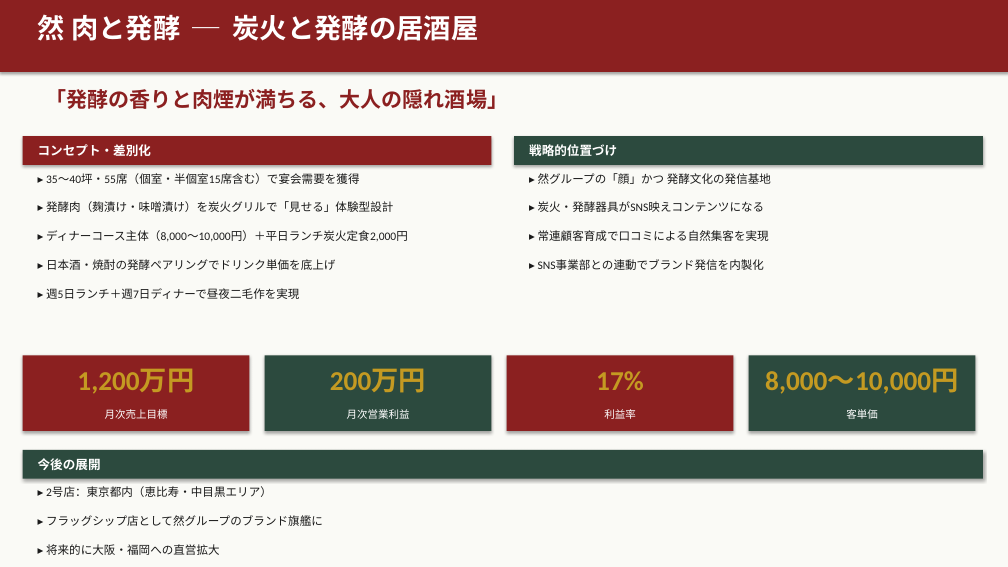
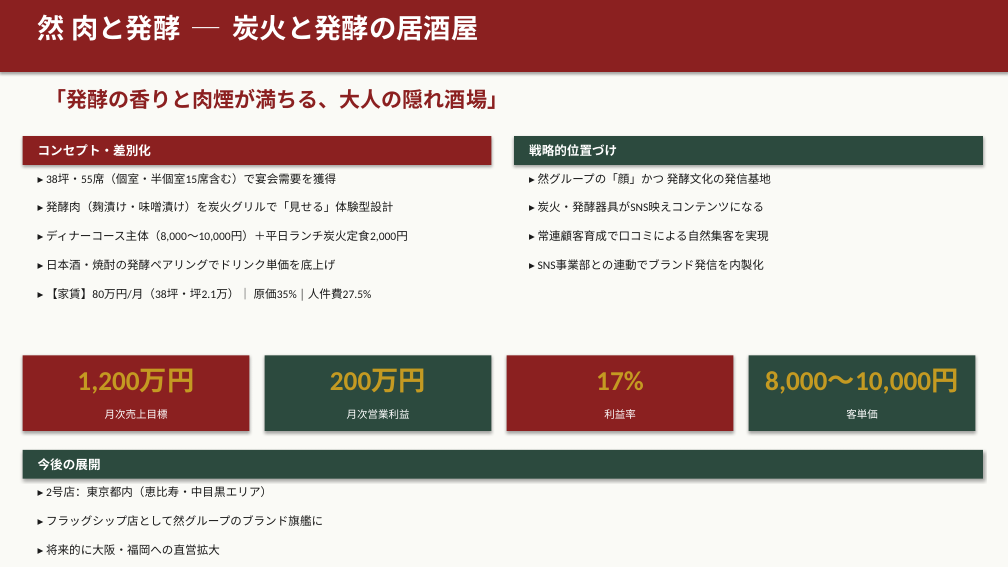
Before and after one commit to hunkotusaisinryo-lab/test-repo, a slide deck: slide 6 of zen/07_融資・投資家資料/然グループ_統合ピッチデッキ_強化版.pptx. Drawn at 1008x567 pixels with LibreOffice and Linux fonts; fonts in the diff are those of the drawing. Boxes give left, top, right and bottom in pixels: in the first picture for what was removed or moved away, otherwise in the second. Text is boxed around its words. In the diff, an @@ line names an element or a change of style, - is before the commit and + after.

```diff
--- a/zen/07_融資・投資家資料/然グループ_統合ピッチデッキ_強化版.pptx
+++ b/zen/07_融資・投資家資料/然グループ_統合ピッチデッキ_強化版.pptx
@@ text at (58, 173, 336, 184): text changed @@
-▸ 35〜40坪・55席（個室・半個室15席含む）で宴会需要を獲得
+▸ 38坪・55席（個室・半個室15席含む）で宴会需要を獲得
@@ text at (46, 288, 372, 299): text changed @@
-▸ 週5日ランチ＋週7日ディナーで昼夜二毛作を実現
+▸ 【家賃】80万円/月（38坪・坪2.1万）│ 原価35% │ 人件費27.5%
```
Also in this commit, not shown: 5 other slides changed, 3 slides added, 1 other file.
